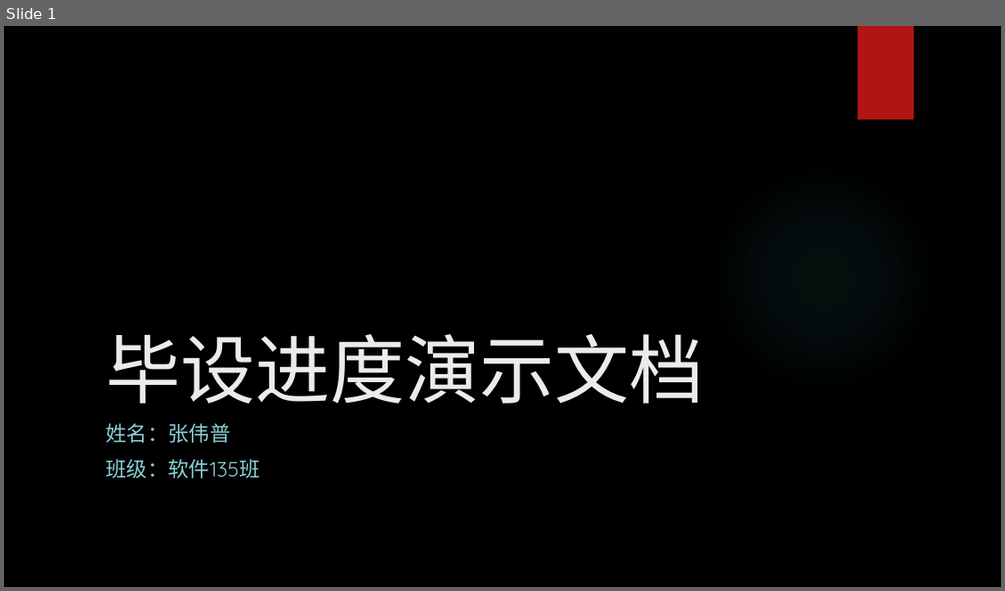
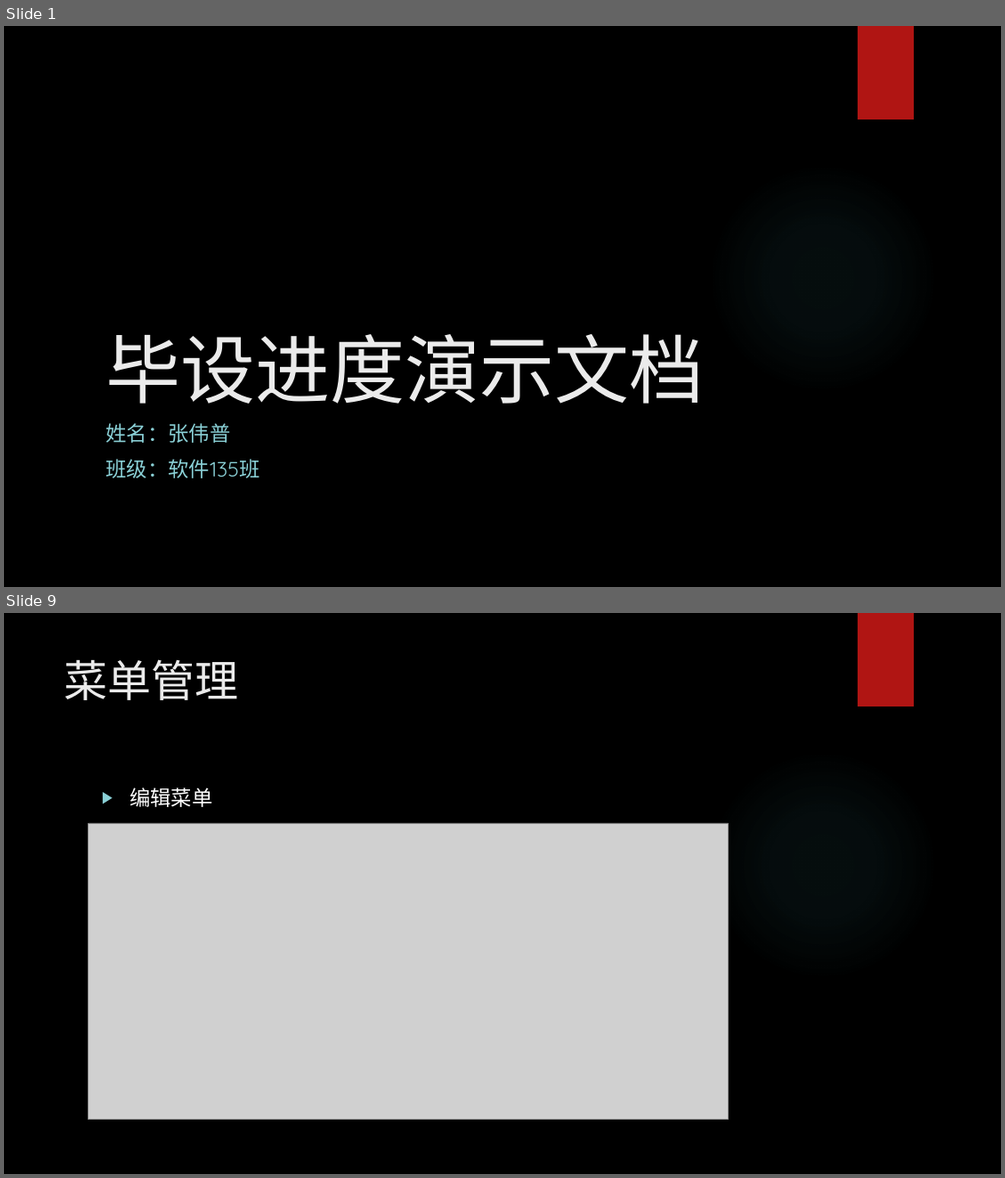
Before and after one commit to zhangweipu/mywork, a slide deck: 毕业设计/毕设演示.pptx. Shown one above the other, each under a label of ours: slide 1 before the commit, slides 1 and 9 after it; the slides between them are not shown. The pictures are 1005x591 and 1005x1178 pixels, drawn with LibreOffice and Linux fonts; fonts in the diff are those of the drawing; grey boxes stand for pictures; background and template pictures are left out. Boxes give left, top, right and bottom in pixels: in the first picture for what was removed or moved away, otherwise in the second. Text is boxed around its words. In the diff, an @@ line names an element or a change of style, - is before the commit and + after.

```diff
--- a/毕业设计/毕设演示.pptx
+++ b/毕业设计/毕设演示.pptx
@@ slide 9 added at [4,613,1001,1174], background picture (left out); not listed: 2 template elements that a slide beside it also shows @@
@@ title added at [65,659,239,700], 42 pt, text #EBEBEB @@
+菜单管理
@@ text added at [129,787,212,807], 20 pt, text #FFFFFF @@
+▶ 编辑菜单
@@ picture added at [89,823,728,1119] @@
```
Also in this commit, not shown: 1 slide changed, 13 other slides added, 11 other files.
